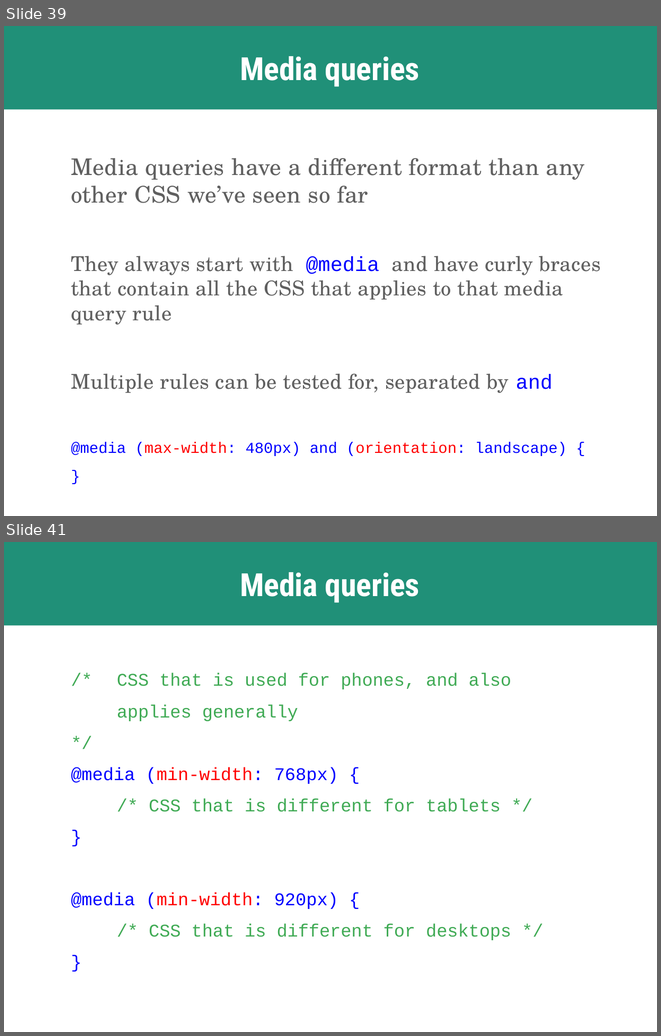
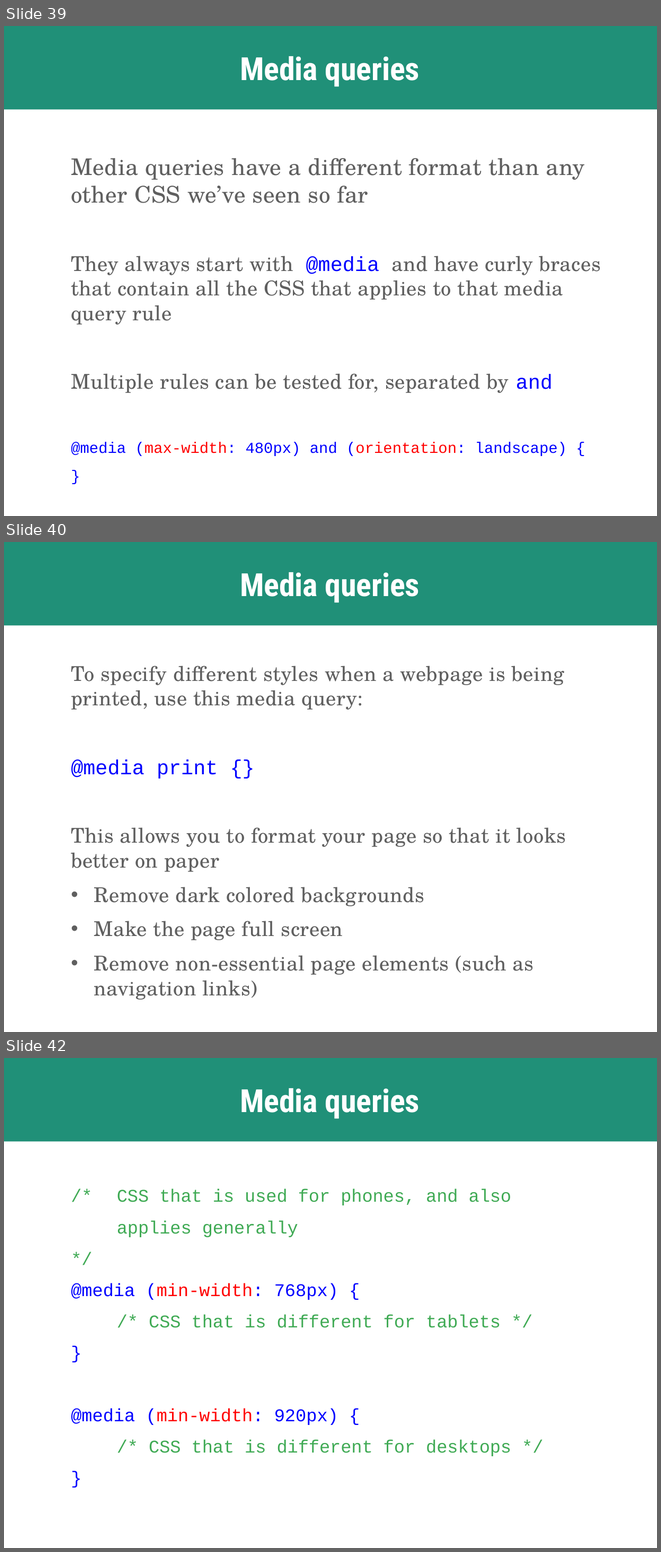
Before and after one commit to skornfeld/svc-class-jan-2018, a slide deck: slides/week-5.pptx. Shown one above the other, each under a label of ours: slides 39 and 41 before the commit, slides 39, 40 and 42 after it; the slides between them are not shown. The pictures are 661x1036 and 661x1552 pixels, drawn with LibreOffice and Linux fonts; fonts in the diff are those of the drawing. Boxes give left, top, right and bottom in pixels: in the first picture for what was removed or moved away, otherwise in the second. Text is boxed around its words. In the diff, an @@ line names an element or a change of style, - is before the commit and + after.

```diff
--- a/slides/week-5.pptx
+++ b/slides/week-5.pptx
@@ slide 40 added at (4,542,657,1032), background #FFFFFF @@
@@ freeform shape added at (4,542,657,626), fill #209078 @@
@@ title added at (240,572,420,603), 50 pt, text #FFFFFF, bold @@
+Media queries
@@ text added at (71,665,566,999), 32 pt, text #5F5F5F @@
+To specify different styles when a webpage is being printed, use this media query:
+@media print {}
+This allows you to format your page so that it looks better on paper
+• Remove dark colored backgrounds
+• Make the page full screen
+• Remove non-essential page elements (such as navigation links)
@@ what was slide 41 is now slide 42 @@
```
Also in this commit, not shown: 10 slides changed, 8 other slides added, 3 slides removed, 2 other files.
